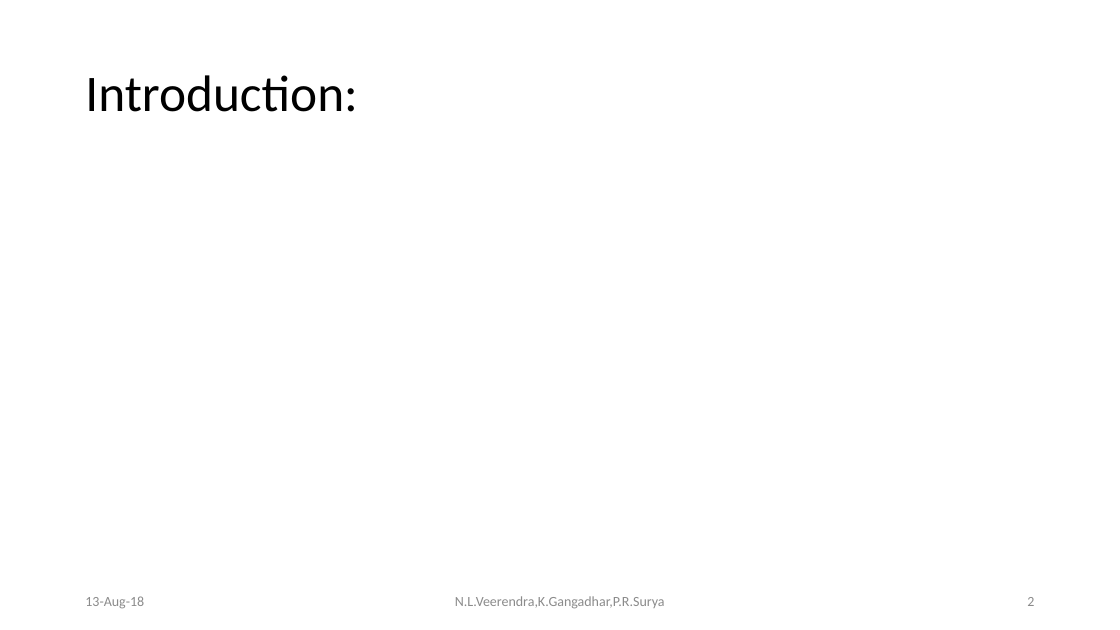
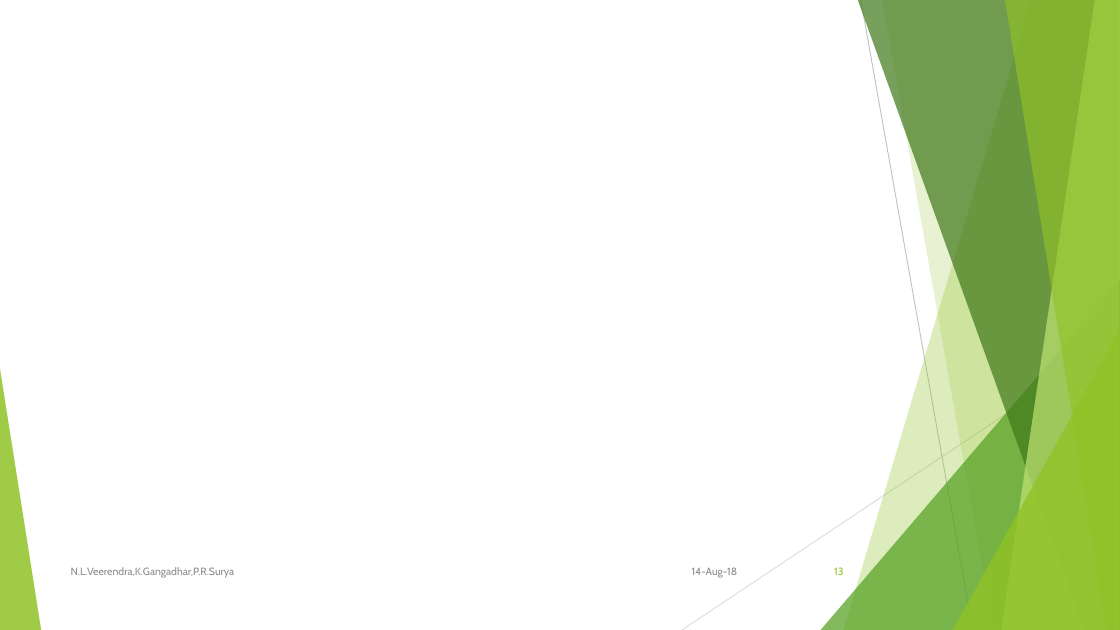
Before and after one commit to LakshmanNanisetti/MiniProject, a slide deck: slide 13 of Presentation/An improved Id3 algorithm for clinical data classification.pptx (slide 2 before the commit). Drawn at 1120x630 pixels with LibreOffice and Linux fonts; fonts in the diff are those of the drawing; grey boxes stand for pictures. Boxes give left, top, right and bottom in pixels: in the first picture for what was removed or moved away, otherwise in the second. Text is boxed around its words. In the diff, an @@ line names an element or a change of style, - is before the commit and + after.

```diff
--- a/Presentation/An improved Id3 algorithm for clinical data classification.pptx
+++ b/Presentation/An improved Id3 algorithm for clinical data classification.pptx
@@ title removed at (85,75,358,112) @@
-Introduction:
@@ group added at (0,0,1120,630): 5 freeform shapes, 3 triangles, 2 lines @@
@@ text "N.L.Veerendra,K.Gangadhar,P.R.Surya": place and size @@
-text "N.L.Veerendra,K.Gangadhar,P.R.Surya" at (455,596,665,609)
+text "N.L.Veerendra,K.Gangadhar,P.R.Surya" at (71,567,235,578)
@@ text "N.L.Veerendra,K.Gangadhar,P.R.Surya" at (71,567,235,578): size 12 to 9 pt, font Calibri to Cabin; alignment centre to left @@
@@ text at (692,567,738,578): text changed; size 12 to 9 pt; font Calibri to Cabin @@
-13-Aug-18
+14-Aug-18
@@ page number added at (834,567,843,575), 9 pt, text #90C226 @@
+13
@@ page number removed at (1027,597,1034,606) @@
-2
```
Also in this commit, not shown: 2 other slides changed, 15 slides added.
